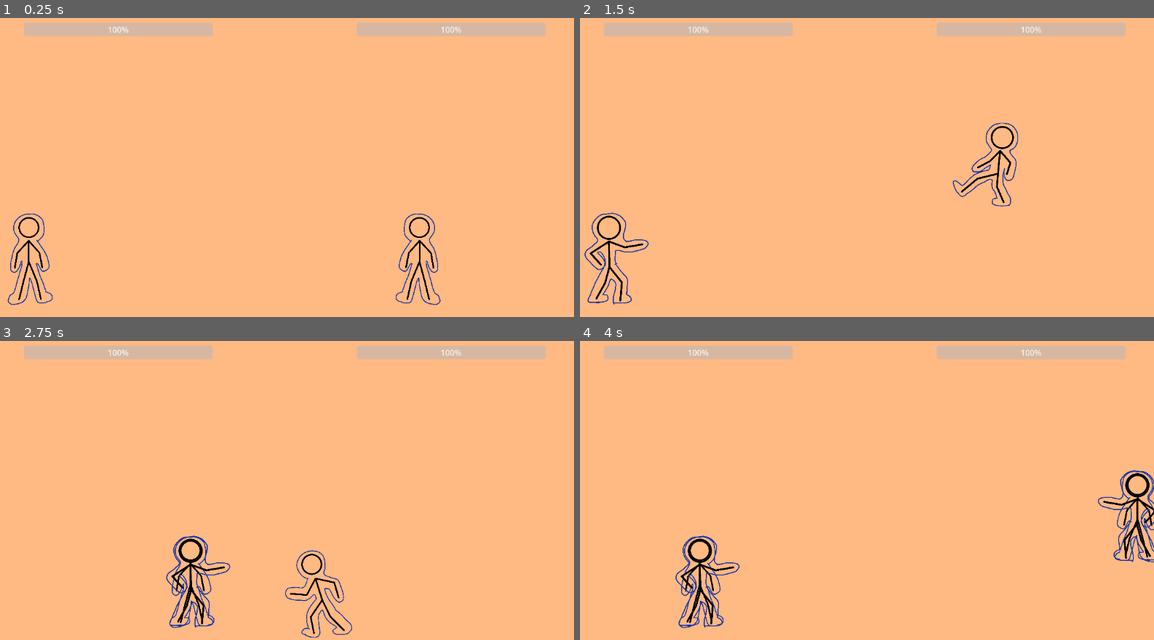
Above: before the commit, frames 1-4 (two rows, left to right).
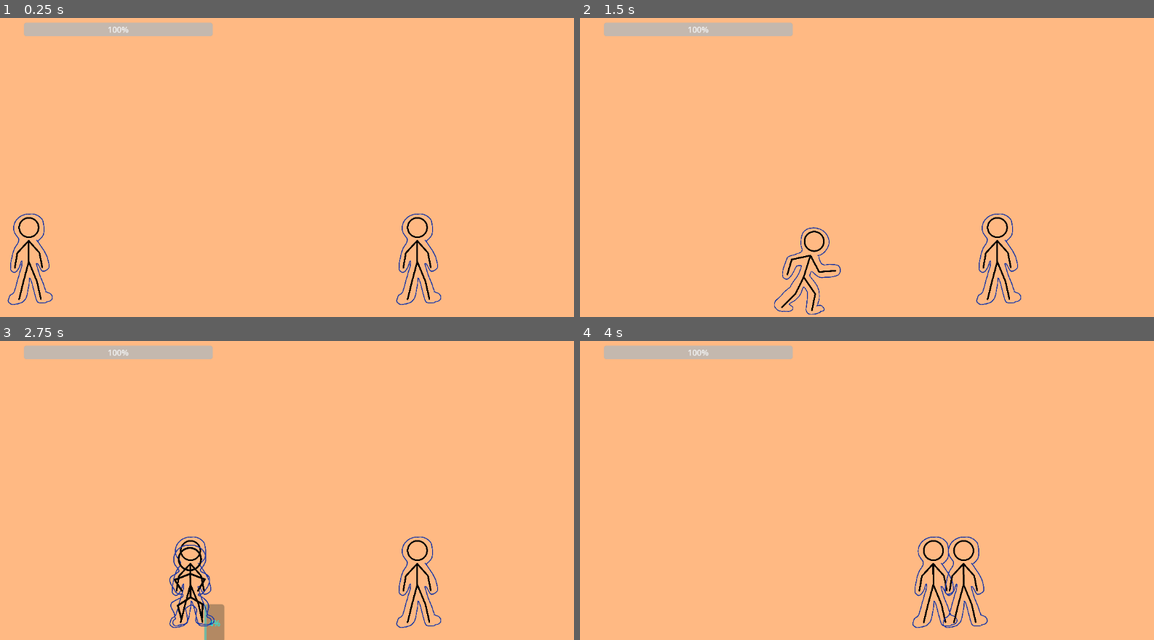
Above: after the commit, the same moments.

Repository: JOACCE/JOACCE-Beta
Game: Godot game, scene res://scenes/o-test/level/arena.tscn
The game is run twice, just before and just after one commit, with the same random seed, the same clock (stepped at 60 frames per second) and the same inputs.
Inputs:
- Up to frame 1 (0.25 s): no input
- Up to frame 2 (1.5 s): tap Enter at 0.5 s; hold Shift (charge, bound only before the commit) 0.53-1.28 s; hold D (p1_move_right, bound only before the commit) from 0.53 s (still down); tap Space (jump, bound only before the commit) at 0.77, 1.07 s; tap K (kick, bound only before the commit) at 0.8, 1.35 s
- Up to frame 3 (2.75 s): tap Space (jump, bound only before the commit) at 1.52, 1.82 s; tap S (p1_charge, bound only after the commit) at 1.55 s; release D (p1_move_right, bound only before the commit) at 2.03 s; hold A (left, bound only before the commit) from 2.03 s (still down); hold S (p1_charge, bound only after the commit) from 2.03 s (still down); tap Ctrl (p1_charge, bound only before the commit) at 2.3 s
- Up to frame 4 (4 s): release A (left, bound only before the commit) at 2.78 s; release S (p1_charge, bound only after the commit) at 2.78 s; hold D (p1_move_right, bound only before the commit) from 2.78 s (still down); tap Ctrl (p1_charge, bound only before the commit) at 2.85 s; tap Space (jump, bound only before the commit) at 3.02, 3.32, 3.77 s; tap Left (p2_move_left, bound only before the commit) at 3.05 s; hold Left (p2_move_left, bound only before the commit) from 3.53 s (still down); tap Right (p2_move_right, bound only before the commit) at 3.8 s

The runs differ from the first frame. In frame 1, 2.2% of the frame differs, in the area x 62-96%, y 1-97%; in frame 2, 3.9%; in frame 3, 3.9%; in frame 4, 4.5%, in the area x 16-100%, y 1-97%.

Commit message:
combined player inputs to be unique and some animation response

Diff:
--- a/joacce/project.godot
+++ b/joacce/project.godot
@@ -26,74 +26,14 @@
 
 [input]
 
-left={
+p1_left={
 "deadzone": 0.2,
 "events": [Object(InputEventKey,"resource_local_to_scene":false,"resource_name":"","device":-1,"window_id":0,"alt_press …(191 unchanged characters)…
 ]
 }
-right={
+p1_right={
 "deadzone": 0.2,
 "events": [Object(InputEventKey,"resource_local_to_scene":false,"resource_name":"","device":-1,"window_id":0,"alt_press …(192 unchanged characters)…
-]
-}
-jump={
-"deadzone": 0.2,
-"events": [Object(InputEventKey,"resource_local_to_scene":false,"resource_name":"","device":-1,"window_id":0,"alt_pressed":false,"shift_pressed":false,"ctrl_pressed":false,"meta_pressed":false,"pressed":false,"keycode":0,"physical_keycode":32,"key_label":0,"unicode":32,"location":0,"echo":false,"script":null)
-]
-}
-punch={
-"deadzone": 0.2,
-"events": [Object(InputEventKey,"resource_local_to_scene":false,"resource_name":"","device":-1,"window_id":0,"alt_pressed":false,"shift_pressed":false,"ctrl_pressed":false,"meta_pressed":false,"pressed":false,"keycode":0,"physical_keycode":80,"key_label":0,"unicode":112,"location":0,"echo":false,"script":null)
-]
-}
-kick={
-"deadzone": 0.2,
-"events": [Object(InputEventKey,"resource_local_to_scene":false,"resource_name":"","device":-1,"window_id":0,"alt_pressed":false,"shift_pressed":false,"ctrl_pressed":false,"meta_pressed":false,"pressed":false,"keycode":0,"physical_keycode":75,"key_label":0,"unicode":107,"location":0,"echo":false,"script":null)
-]
-}
-charge={
-"deadzone": 0.2,
-"events": [Object(InputEventKey,"resource_local_to_scene":false,"resource_name":"","device":-1,"window_id":0,"alt_pressed":false,"shift_pressed":false,"ctrl_pressed":false,"meta_pressed":false,"pressed":false,"keycode":0,"physical_keycode":4194325,"key_label":0,"unicode":0,"location":0,"echo":false,"script":null)
-]
-}
-special1={
-"deadzone": 0.2,
-"events": [Object(InputEventKey,"resource_local_to_scene":false,"resource_name":"","device":-1,"window_id":0,"alt_pressed":false,"shift_pressed":true,"ctrl_pressed":false,"meta_pressed":false,"pressed":false,"keycode":0,"physical_keycode":4194321,"key_label":0,"unicode":0,"location":0,"echo":false,"script":null)
-]
-}
-special2={
-"deadzone": 0.2,
-"events": [Object(InputEventKey,"resource_local_to_scene":false,"resource_name":"","device":-1,"window_id":0,"alt_pressed":false,"shift_pressed":true,"ctrl_pressed":false,"meta_pressed":false,"pressed":false,"keycode":0,"physical_keycode":4194320,"key_label":0,"unicode":0,"location":0,"echo":false,"script":null)
-]
-}
-p1_move_left={
-"deadzone": 0.2,
-"events": [Object(InputEventKey,"resource_local_to_scene":false,"resource_name":"","device":-1,"window_id":0,"alt_pressed":false,"shift_pressed":false,"ctrl_pressed":false,"meta_pressed":false,"pressed":false,"keycode":0,"physical_keycode":65,"key_label":0,"unicode":97,"location":0,"echo":false,"script":null)
-]
-}
-p1_move_right={
-"deadzone": 0.2,
-"events": [Object(InputEventKey,"resource_local_to_scene":false,"resource_name":"","device":-1,"window_id":0,"alt_pressed":false,"shift_pressed":false,"ctrl_pressed":false,"meta_pressed":false,"pressed":false,"keycode":0,"physical_keycode":68,"key_label":0,"unicode":100,"location":0,"echo":false,"script":null)
-]
-}
-p2_move_left={
-"deadzone": 0.2,
-"events": [Object(InputEventKey,"resource_local_to_scene":false,"resource_name":"","device":-1,"window_id":0,"alt_pressed":false,"shift_pressed":false,"ctrl_pressed":false,"meta_pressed":false,"pressed":false,"keycode":0,"physical_keycode":4194319,"key_label":0,"unicode":0,"location":0,"echo":false,"script":null)
-]
-}
-p2_move_right={
-"deadzone": 0.2,
-"events": [Object(InputEventKey,"resource_local_to_scene":false,"resource_name":"","device":-1,"window_id":0,"alt_pressed":false,"shift_pressed":false,"ctrl_pressed":false,"meta_pressed":false,"pressed":false,"keycode":0,"physical_keycode":4194321,"key_label":0,"unicode":0,"location":0,"echo":false,"script":null)
-]
-}
-p1_start={
-"deadzone": 0.2,
-"events": [Object(InputEventKey,"resource_local_to_scene":false,"resource_name":"","device":-1,"window_id":0,"alt_pressed":false,"shift_pressed":false,"ctrl_pressed":false,"meta_pressed":false,"pressed":false,"keycode":0,"physical_keycode":4194325,"key_label":0,"unicode":0,"location":1,"echo":false,"script":null)
-]
-}
-p2_start={
-"deadzone": 0.2,
-"events": [Object(InputEventKey,"resource_local_to_scene":false,"resource_name":"","device":-1,"window_id":0,"alt_pressed":false,"shift_pressed":false,"ctrl_pressed":false,"meta_pressed":false,"pressed":false,"keycode":0,"physical_keycode":4194325,"key_label":0,"unicode":0,"location":2,"echo":false,"script":null)
 ]
 }
 p1_jump={
@@ -101,13 +41,68 @@
 "events": [Object(InputEventKey,"resource_local_to_scene":false,"resource_name":"","device":-1,"window_id":0,"alt_press …(192 unchanged characters)…
 ]
 }
+p1_punch={
+"deadzone": 0.2,
+"events": [Object(InputEventKey,"resource_local_to_scene":false,"resource_name":"","device":-1,"window_id":0,"alt_pressed":false,"shift_pressed":false,"ctrl_pressed":false,"meta_pressed":false,"pressed":false,"keycode":0,"physical_keycode":82,"key_label":0,"unicode":114,"location":0,"echo":false,"script":null)
+]
+}
+p1_kick={
+"deadzone": 0.2,
+"events": [Object(InputEventKey,"resource_local_to_scene":false,"resource_name":"","device":-1,"window_id":0,"alt_pressed":false,"shift_pressed":false,"ctrl_pressed":false,"meta_pressed":false,"pressed":false,"keycode":0,"physical_keycode":70,"key_label":0,"unicode":102,"location":0,"echo":false,"script":null)
+]
+}
+p1_charge={
+"deadzone": 0.2,
+"events": [Object(InputEventKey,"resource_local_to_scene":false,"resource_name":"","device":-1,"window_id":0,"alt_pressed":false,"shift_pressed":false,"ctrl_pressed":false,"meta_pressed":false,"pressed":false,"keycode":0,"physical_keycode":83,"key_label":0,"unicode":115,"location":0,"echo":false,"script":null)
+]
+}
+p1_special1={
+"deadzone": 0.2,
+"events": [Object(InputEventKey,"resource_local_to_scene":false,"resource_name":"","device":-1,"window_id":0,"alt_pressed":false,"shift_pressed":false,"ctrl_pressed":false,"meta_pressed":false,"pressed":false,"keycode":0,"physical_keycode":71,"key_label":0,"unicode":103,"location":0,"echo":false,"script":null)
+]
+}
+p1_special2={
+"deadzone": 0.2,
+"events": [Object(InputEventKey,"resource_local_to_scene":false,"resource_name":"","device":-1,"window_id":0,"alt_pressed":false,"shift_pressed":false,"ctrl_pressed":false,"meta_pressed":false,"pressed":false,"keycode":0,"physical_keycode":81,"key_label":0,"unicode":113,"location":0,"echo":false,"script":null)
+]
+}
+p2_left={
+"deadzone": 0.2,
+"events": [Object(InputEventKey,"resource_local_to_scene":false,"resource_name":"","device":-1,"window_id":0,"alt_pressed":false,"shift_pressed":false,"ctrl_pressed":false,"meta_pressed":false,"pressed":false,"keycode":0,"physical_keycode":4194319,"key_label":0,"unicode":0,"location":0,"echo":false,"script":null)
+]
+}
+p2_right={
+"deadzone": 0.2,
+"events": [Object(InputEventKey,"resource_local_to_scene":false,"resource_name":"","device":-1,"window_id":0,"alt_pressed":false,"shift_pressed":false,"ctrl_pressed":false,"meta_pressed":false,"pressed":false,"keycode":0,"physical_keycode":4194321,"key_label":0,"unicode":0,"location":0,"echo":false,"script":null)
+]
+}
 p2_jump={
 "deadzone": 0.2,
 "events": [Object(InputEventKey,"resource_local_to_scene":false,"resource_name":"","device":-1,"window_id":0,"alt_press …(195 unchanged characters)…
 ]
 }
-p1_charge={
+p2_charge={
 "deadzone": 0.2,
-"events": [Object(InputEventKey,"resource_local_to_scene":fa …(146 unchanged characters)… se,"keycode":0,"physical_keycode":4194326,"key_label":0,"unicode":0,"location":1,"echo":false,"script":null)
+"events": [Object(InputEventKey,"resource_local_to_scene":fa …(146 unchanged characters)… se,"keycode":0,"physical_keycode":4194322,"key_label":0,"unicode":0,"location":0,"echo":false,"script":null)
 ]
 }
+p2_punch={
+"deadzone": 0.2,
+"events": [Object(InputEventKey,"resource_local_to_scene":false,"resource_name":"","device":-1,"window_id":0,"alt_pressed":false,"shift_pressed":false,"ctrl_pressed":false,"meta_pressed":false,"pressed":false,"keycode":0,"physical_keycode":59,"key_label":0,"unicode":59,"location":0,"echo":false,"script":null)
+]
+}
+p2_kick={
+"deadzone": 0.2,
+"events": [Object(InputEventKey,"resource_local_to_scene":false,"resource_name":"","device":-1,"window_id":0,"alt_pressed":false,"shift_pressed":false,"ctrl_pressed":false,"meta_pressed":false,"pressed":false,"keycode":0,"physical_keycode":47,"key_label":0,"unicode":47,"location":0,"echo":false,"script":null)
+]
+}
+p2_special1={
+"deadzone": 0.2,
+"events": [Object(InputEventKey,"resource_local_to_scene":false,"resource_name":"","device":-1,"window_id":0,"alt_pressed":false,"shift_pressed":false,"ctrl_pressed":false,"meta_pressed":false,"pressed":false,"keycode":0,"physical_keycode":44,"key_label":0,"unicode":44,"location":0,"echo":false,"script":null)
+]
+}
+p2_special2={
+"deadzone": 0.2,
+"events": [Object(InputEventKey,"resource_local_to_scene":false,"resource_name":"","device":-1,"window_id":0,"alt_pressed":false,"shift_pressed":false,"ctrl_pressed":false,"meta_pressed":false,"pressed":false,"keycode":0,"physical_keycode":46,"key_label":0,"unicode":46,"location":0,"echo":false,"script":null)
+]
+}
--- a/joacce/scenes/o-test/level/arena.tscn
+++ b/joacce/scenes/o-test/level/arena.tscn
@@ -47,4 +47,24 @@
 
 [node name="Fighter2" parent="Fighters" unique_id=650291903 instance=ExtResource("1_hn76v")]
 position = Vector2(844, 535)
-player_id = 2
+id = 2
+
+[node name="ProgressBar" type="ProgressBar" parent="Fighters/Fighter2" unique_id=1465664563]
+visible = false
+modulate = Color(0.08235294, 1, 1, 1)
+show_behind_parent = true
+light_mask = 8
+visibility_layer = 8
+z_as_relative = false
+y_sort_enabled = true
+custom_minimum_size = Vector2(40, 75)
+layout_direction = 1
+anchors_preset = 2
+anchor_top = 1.0
+anchor_bottom = 1.0
+offset_left = 25.0
+offset_top = 25.0
+offset_right = 65.0
+offset_bottom = 100.0
+grow_vertical = 0
+rounded = true
--- a/joacce/scenes/o-test/player/fighter.gd
+++ b/joacce/scenes/o-test/player/fighter.gd
@@ -16,15 +16,17 @@
 @onready var special_2: AnimatedSprite2D = $Sprites/Special2
 @onready var charge: AnimatedSprite2D = $Sprites/Charge
 @onready var charge_effect: GPUParticles2D = $Sprites/Charge/ChargeEffect
+@onready var sprites: Node2D = $Sprites
+@onready var charge_bar = $ProgressBar
 
-@onready var charge_bar = $ProgressBar
+#player distinct by player_id
+@export var id := 1
+
 var charge_speed = 20.0
 var current_charge = 0.0
 var max_charge = 100
 
 var player ={}
-#player distinct by player_id
-@export var player_id := 1
 
 var health = 100
 var attacking = false
@@ -34,15 +36,6 @@
 func _ready() -> void:
 	progress_bar.max_value = health
 	progress_bar.value = health
-
-
-	if "2" in name:
-		SPEED = SPEED
-		JUMP_VELOCITY = JUMP_VELOCITY
-		progress_bar.position = alt_marker.position
-		$Sprites.scale.x = -1
-
-
 
 func _physics_process(delta: float) -> void:
 	# Add the gravity.
@@ -54,87 +47,66 @@
 	# If a special/attack animation is running, skip all other input handling
 	if animation_playing:
 		#velocity.x = move_toward(velocity.x, 0, SPEED)
-		move_and_slide()
+		#move_and_slide()
 		return
 
-	if Input.is_action_just_pressed("jump") and is_on_floor():
+	if Input.is_action_just_pressed("p"+str(id)+"_jump") and is_on_floor_only():
 		velocity.y = JUMP_VELOCITY
 
-	if Input.is_action_just_pressed("special1"):
+	if Input.is_action_just_pressed("p"+str(id)+"_special1"):
 		play_special(special_1)
 		return
-	if Input.is_action_just_pressed("special2"):
+	if Input.is_action_just_pressed("p"+str(id)+"_special2"):
 		play_special(special_2)
 		return
 
-	if Input.is_action_just_pressed("punch"):
+	if Input.is_action_just_pressed("p"+str(id)+"_punch"):
 		punch.attack()
-		#
+		show_frame(punch_frame, 1.0)
+		return
+
+	if Input.is_action_just_pressed("p"+str(id)+"_kick"):
+		kick.attack()
+		show_frame(kick_frame, 1.0)
+		return
+
+	if Input.is_action_pressed("p"+str(id)+"_left"):
+		direction -=1
+		print("p",id," is moving")
+
+	if Input.is_action_pressed("p"+str(id)+"_right"):
+		direction +=1
+		print("p",id," is moving")
+
+	if Input.is_action_pressed("p"+str(id)+"_charge") and is_on_floor():
+		if current_charge < max_charge:
+			charge_bar.visible = true
+			charge_time += delta
+			if charge_time >= 0.5:
+				current_charge += charge_speed * delta
+				charge_bar.value = current_charge
+				charge.visible = true
+				idle.visible = false
 
 
+	if Input.is_action_just_released("p"+str(id)+"_charge"):
+		charge_bar.visible = false
+		print("Charged")
+		charge_time = 0
+		current_charge = 0
+		charge_bar.value = current_charge
+		charge.visible = false
+		idle.visible = true
 
-	if player_id == 1:
-		if Input.is_action_pressed("p1_move_left"):
-			direction -=1
-		if Input.is_action_pressed("p1_move_right"):
-			direction +=1
-			print("Player 1 is moving")
-
-		if Input.is_action_pressed("p1_jump") and is_on_floor_only():
-			velocity.y = JUMP_VELOCITY
-		if Input.is_action_just_pressed("kick"):
-			kick.attack()
-		if Input.is_action_pressed("p1_charge"):
-			if current_charge < max_charge:
-				$ProgressBar.visible = true
-				current_charge += charge_speed * delta
-				charge_bar.value = current_charge
-		if Input.is_action_just_released("p1_charge"):
-			$ProgressBar.visible = false
-			print("Charged")
-			current_charge = 0
-			charge_bar.value = current_charge
-	if player_id == 2:
-		if Input.is_action_pressed("p2_move_left"):
-			direction -=1
-			print("Player 2 is moving")
-
-		if Input.is_action_pressed("p2_move_right"):
-			direction +=1
-			print("Player 2 is moving")
-
-		if Input.is_action_pressed("p2_jump") and is_on_floor_only():
-
-			velocity.y = JUMP_VELOCITY
-	if direction:
-		show_frame(punch_frame, 1.0)
-	if Input.is_action_just_pressed("kick"):
-		kick.attack()
-		show_frame(kick_frame, 1.0)
-
-	# Charge only if not also pressing a direction (avoids Shift+Right ambiguity)
-	var charging = Input.is_action_pressed("charge")
-	if charging:
-		charge_time += delta
-	else:
-		charge_time = 0.0
-
-	var show_charge = charging and charge_time >= 0.5 and is_on_floor()
-	charge.visible = show_charge
-	if show_charge:
-		idle.visible = false
-
-	direction = Input.get_axis("left", "right")
-	if direction and not charging:
+	if direction and not animation_playing:
 		walk.visible = true
 		walk.play()
 		idle.visible = false
 		velocity.x = direction * SPEED
-
 	else:
 		walk.visible = false
 		walk.stop()
-		if not charging and not attacking:
+		if  not attacking:
 			idle.visible = true
 		velocity.x = move_toward(velocity.x, 0, SPEED)
 	move_and_slide()
@@ -167,7 +139,7 @@
 	sprite.visible = true
 	sprite.play()
 	if sprite == special_2:
-		var dir = -1 if $Sprites.scale.x < 0 else 1
+		var dir = -1 if sprites.scale.x < 0 else 1
 		velocity.x = dir * 200
 		velocity.y = -600  # the "up" of uppercut
 	await sprite.animation_finished
